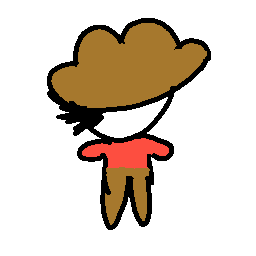
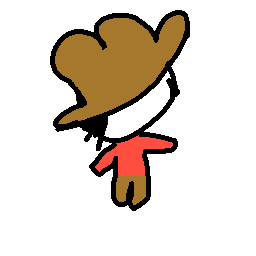
Two versions of the same layered image (256x256). Layer-by-layer changes:
added layer "Målarlager 3" above "Målarlager 2" over (x1=47, y1=10, x2=192, y2=230)
hid "Målarlager 2" over (x1=47, y1=10, x2=211, y2=230)
